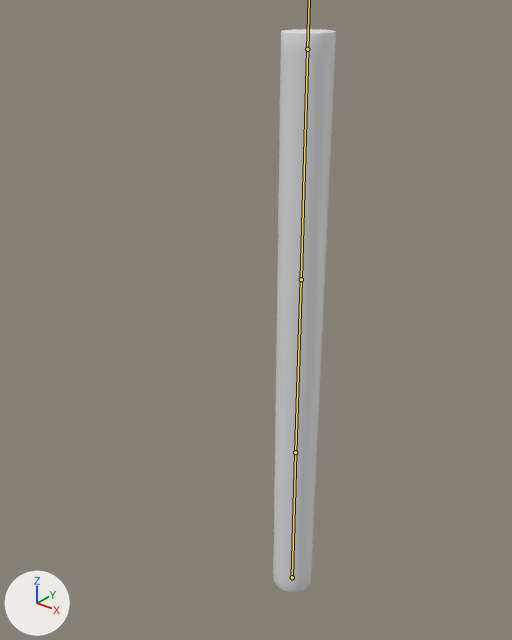
The FBX model Engine/Res/Meshs/anim0.fbx as it was, and as the next commit left it.
The view is the same before and after, from a camera (50 mm lens) standing at (15.9, -22.9, 28.6) and looking at (-0.7, -2.2, 15.7). The lights are fixed; the arrows at lower left show +X, +Y and +Z. The bones that bend it are drawn over the model as lines.
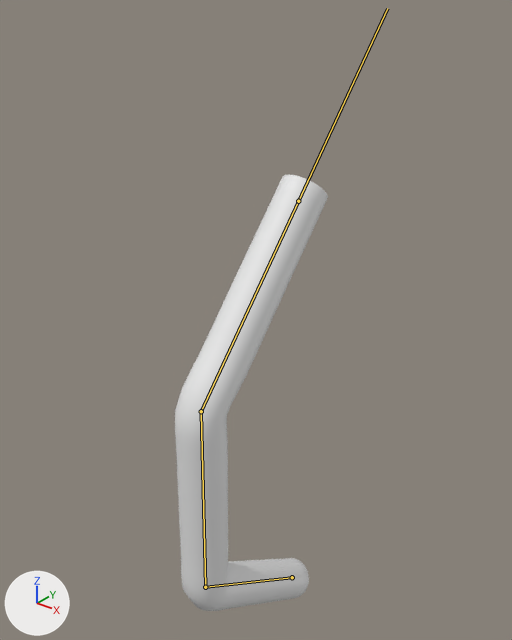
The newer file adds an action. The first version stands in its rest pose; the second is drawn at frame 1 of the action 'Armature|Animation'.

What differs and where, as boxes [x1, y1, x2, y2] in the pictures (512 x 640 px):
'Cylinder', posed (141% wider, 23% shorter)
    before: [273, 29, 336, 592]
    after: [175, 175, 328, 611]
bone 'bottom', root to tip
    before: (292, 577) to (295, 452)
    after: (292, 577) to (205, 587)
bone 'middle', root to tip
    before: (295, 452) to (301, 279)
    after: (205, 587) to (201, 411)
bone 'top', root to tip
    before: (301, 279) to (307, 49)
    after: (201, 411) to (298, 201)

What changed in the scene script:
```text
Change bone_bottom:
    where bone_bottom = bpy.data.objects['Armature'].pose.bones['bottom']
    bone_bottom.rotation_quaternion: (1.0, 0.0, 0.0, 0.0) -> (0.89, 0.456, 0.0, 0.0)  # degrees (0, 0, 0) -> degrees (54, 0, 0)
Change bone_middle:
    where bone_middle = bpy.data.objects['Armature'].pose.bones['middle']  # child of 'bottom'
    bone_middle.rotation_quaternion: (1.0, 0.0, 0.0, 0.0) -> (0.886, -0.463, 0.0, 0.0)  # degrees (0, 0, 0) -> degrees (-55, 0, 0)
Change bone_top:
    where bone_top = bpy.data.objects['Armature'].pose.bones['top']  # child of 'middle'
    bone_top.rotation_quaternion: (1.0, 0.0, 0.0, 0.0) -> (0.938, -0.347, 0.0, 0.0)  # degrees (0, 0, 0) -> degrees (-41, 0, 0)
```
